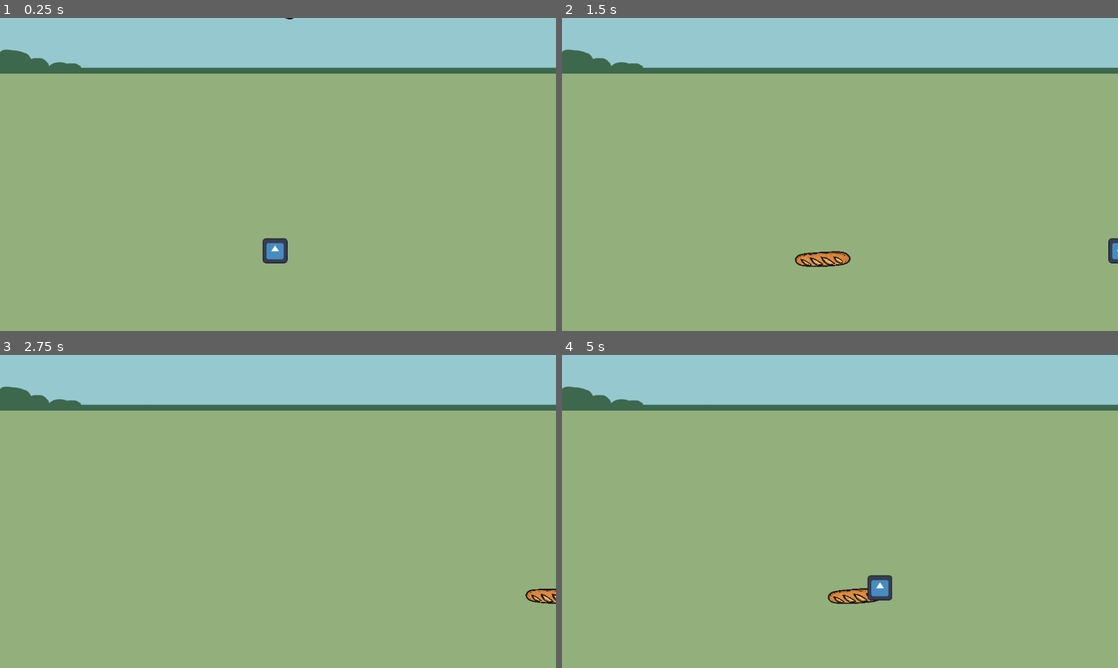
Above: before the commit, frames 1-4 (two rows, left to right).
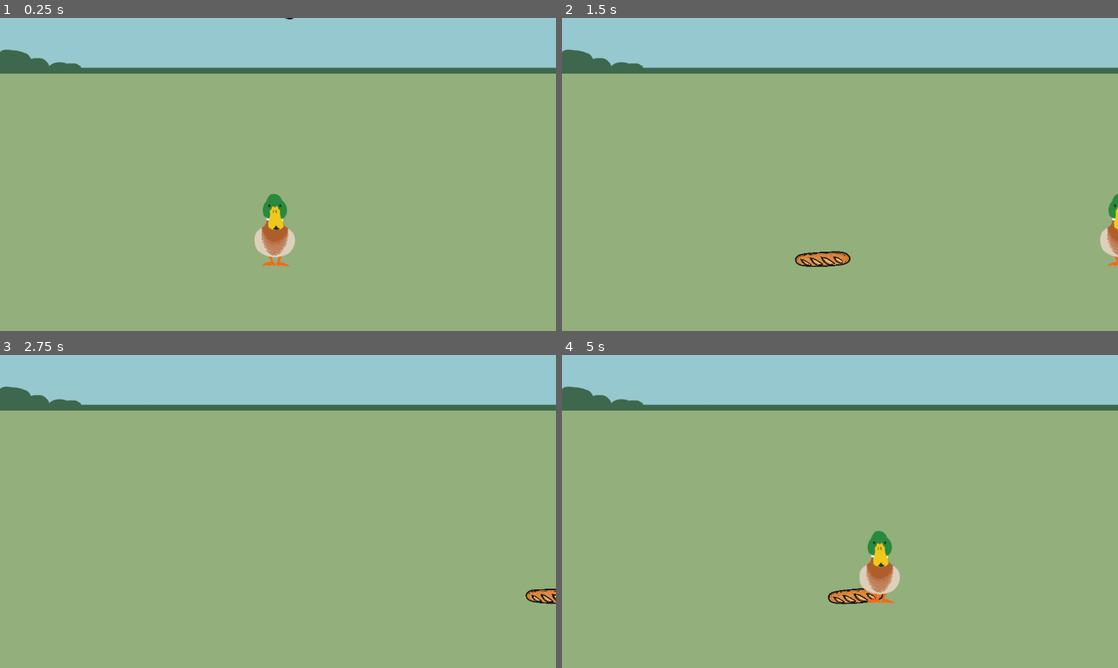
Above: after the commit, the same moments.

Repository: baguette-ballett/baguette-ballett
Game: Godot game, scene res://scenes/level/level.tscn
Same seed, same stepped clock (60 frames per second), same inputs: the game is played once before the commit and once after it. The engine's default icon, where the game draws it, is replaced by a stand-in: a white triangle on a blue panel in a dark square.
Inputs:
- Up to frame 1 (0.25 s): no input
- Up to frame 2 (1.5 s): hold Right (right) 0.53-1.28 s; hold Left (left) from 1.28 s (still down)
- Up to frame 3 (2.75 s): release Left (left) at 2.03 s; hold Right (right) from 2.03 s (still down)
- Up to frame 4 (5 s): tap Enter at 3.5 s; release Right (right) at 3.53 s; hold Left (left) from 3.53 s (still down); tap Space at 4.25 s

The runs differ from the first frame. In frame 1, 1.1% of the frame differs, in the area x 45-54%, y 56-80%; in frame 2, 0.4%; in frame 3, less than 0.1%; in frame 4, 1.2%, in the area x 47-61%, y 56-80%.

Commit message:
use duck sprite

Diff:
--- a/scenes/player/player.tscn
+++ b/scenes/player/player.tscn
@@ -1,27 +1,20 @@
-[gd_scene load_steps=5 format=3 uid="uid://nmxc788sia0e"]
+[gd_scene load_steps=3 format=3 uid="uid://nmxc788sia0e"]
 
 [ext_resource type="Script" uid="uid://58aex222u1a5" path="res://scenes/player/player.gd" id="1_cm2cf"]
-[ext_resource type="Texture2D" uid="uid://brd8c8ispgnym" path="res://icon.svg" id="2_6smn3"]
-
-[sub_resource type="CircleShape2D" id="CircleShape2D_u52ul"]
-radius = 33.0
-
-[sub_resource type="CircleShape2D" id="CircleShape2D_vonw3"]
+[ext_resource type="Texture2D" uid="uid://v54eeiaxubhp" path="res://assets/sprites/duck.png" id="2_dovo2"]
 
 [node name="player" type="CharacterBody2D"]
 script = ExtResource("1_cm2cf")
 
-[node name="player collision" type="CollisionShape2D" parent="."]
-shape = SubResource("CircleShape2D_u52ul")
+[node name="player collision" type="CollisionPolygon2D" parent="."]
+polygon = PackedVector2Array(30, 76, -28, 76, -44, 27, -44, 14, -39, 2, -30, -5, -26, -45, -23, -55, -19, -59, -16, -67, -13, -71, -10, -74, -8, -75, 1, -75, 6, -73, 9, -71, 12, -68, 16, -61, 20, -57, 22, -54, 25, -47, 31, -1, 37, 5, 41, 12, 42, 18, 42, 27)
 
 [node name="player sprite" type="Sprite2D" parent="."]
-scale = Vector2(0.4, 0.4)
-texture = ExtResource("2_6smn3")
+texture = ExtResource("2_dovo2")
 
 [node name="player area" type="Area2D" parent="."]
-scale = Vector2(4, 4)
 collision_layer = 3
 collision_mask = 3
 
-[node name="player area collision" type="CollisionShape2D" parent="player area"]
-shape = SubResource("CircleShape2D_vonw3")
+[node name="player area collision" type="CollisionPolygon2D" parent="player area"]
+polygon = PackedVector2Array(30, 76, -28, 76, -44, 27, -44, 14, -39, 2, -30, -5, -26, -45, -23, -55, -19, -59, -16, -67, -13, -71, -10, -74, -8, -75, 1, -75, 6, -73, 9, -71, 12, -68, 16, -61, 20, -57, 22, -54, 25, -47, 31, -1, 37, 5, 41, 12, 42, 18, 42, 27)
